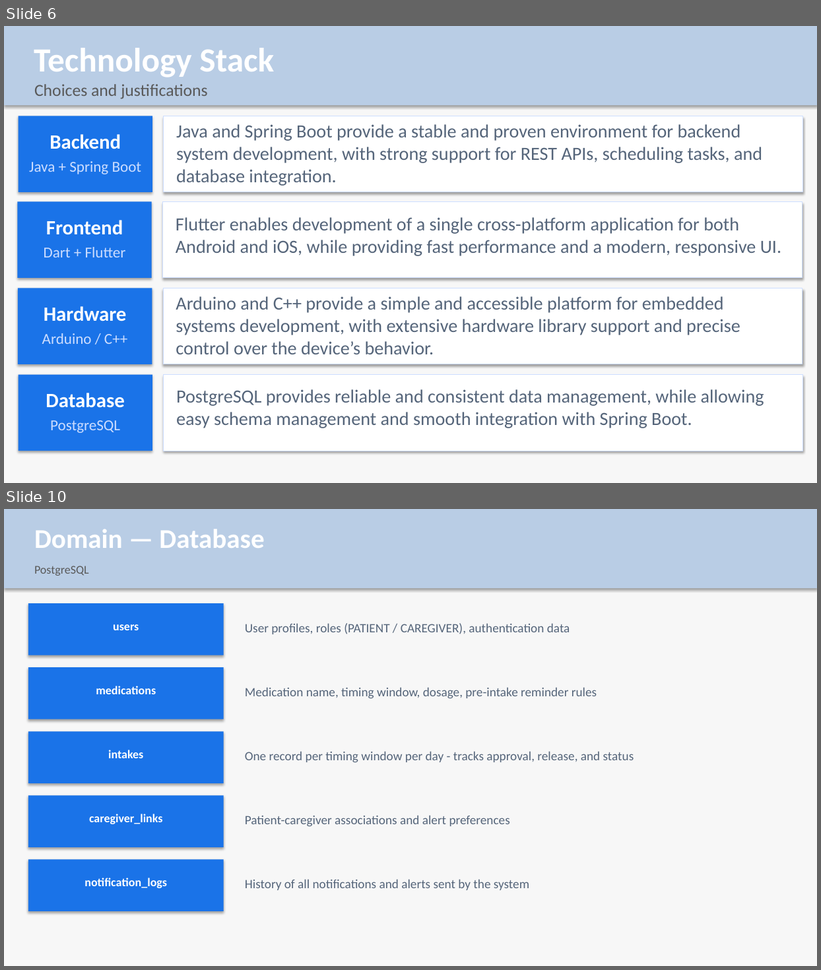
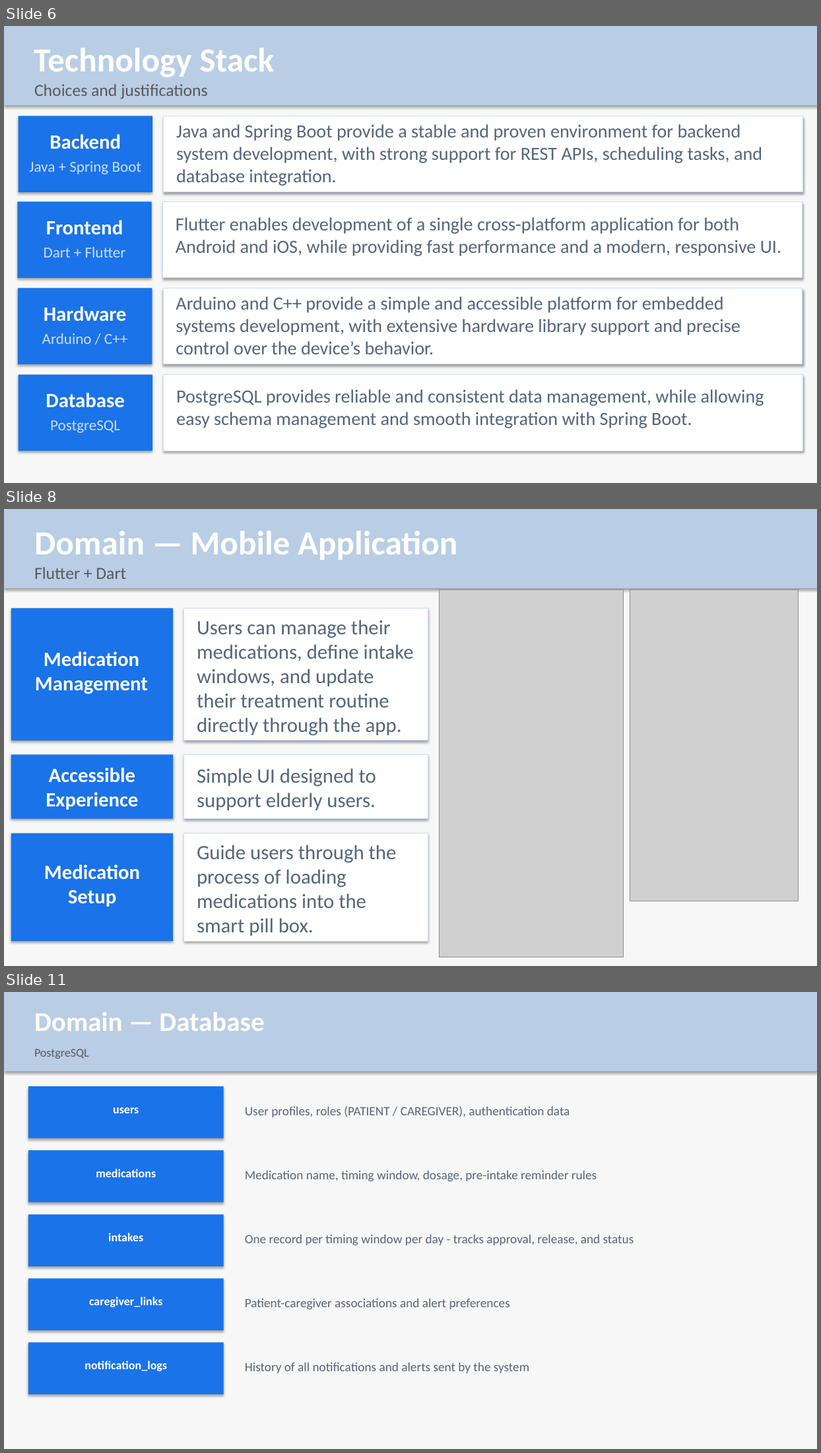
Before and after one commit to Medify-IoTeta/medify, a slide deck: docs/Medify_Presentation.pptx. Shown one above the other, each under a label of ours: slides 6 and 10 before the commit, slides 6, 8 and 11 after it; the slides between them are not shown. The pictures are 821x970 and 821x1453 pixels, drawn with LibreOffice and Linux fonts; fonts in the diff are those of the drawing; grey boxes stand for pictures; background and template pictures are left out. Boxes give left, top, right and bottom in pixels: in the first picture for what was removed or moved away, otherwise in the second. Text is boxed around its words. In the diff, an @@ line names an element or a change of style, - is before the commit and + after.

```diff
--- a/docs/Medify_Presentation.pptx
+++ b/docs/Medify_Presentation.pptx
@@ slide 8 added at (4, 509, 817, 966), background #FFFFFF; not listed: 2 template elements that a slide beside it also shows @@
@@ text added at (34, 531, 457, 560), 40 pt, text #FFFFFF, bold @@
+Domain — Mobile Application
@@ text added at (34, 567, 126, 579), 20 pt, text #595959 @@
+Flutter + Dart
@@ picture added at (439, 590, 623, 957) @@
@@ picture added at (630, 590, 798, 901) @@
@@ rectangle added at (11, 609, 173, 741), fill #1A73E8 @@
@@ rectangle added at (184, 609, 428, 741), fill #FFFFFF, outline #CCDDFF 0.75 pt @@
@@ text added at (197, 620, 414, 736), 24 pt, text #55657A @@
+Users can manage their medications, define intake windows, and update their treatment routine directly through the app.
@@ text added at (35, 652, 148, 694), 24 pt, text #FFFFFF, bold @@
+Medication Management
@@ rectangle added at (11, 755, 173, 819), fill #1A73E8 @@
@@ rectangle added at (184, 755, 428, 819), fill #FFFFFF, outline #CCDDFF 0.75 pt @@
@@ text added at (46, 768, 138, 810), 24 pt, text #FFFFFF, bold @@
+Accessible Experience
@@ text added at (197, 768, 376, 811), 24 pt, text #55657A @@
+Simple UI designed to support elderly users.
@@ rectangle added at (11, 834, 173, 941), fill #1A73E8 @@
@@ rectangle added at (184, 834, 428, 941), fill #FFFFFF, outline #CCDDFF 0.75 pt @@
@@ text added at (197, 845, 397, 936), 24 pt, text #55657A @@
+Guide users through the process of loading medications into the smart pill box.
@@ text added at (44, 865, 140, 907), 24 pt, text #FFFFFF, bold @@
+Medication Setup
@@ what was slide 10 is now slide 11 @@
```
Also in this commit, not shown: 2 slides changed, 2 other slides added, 2 slides removed.
